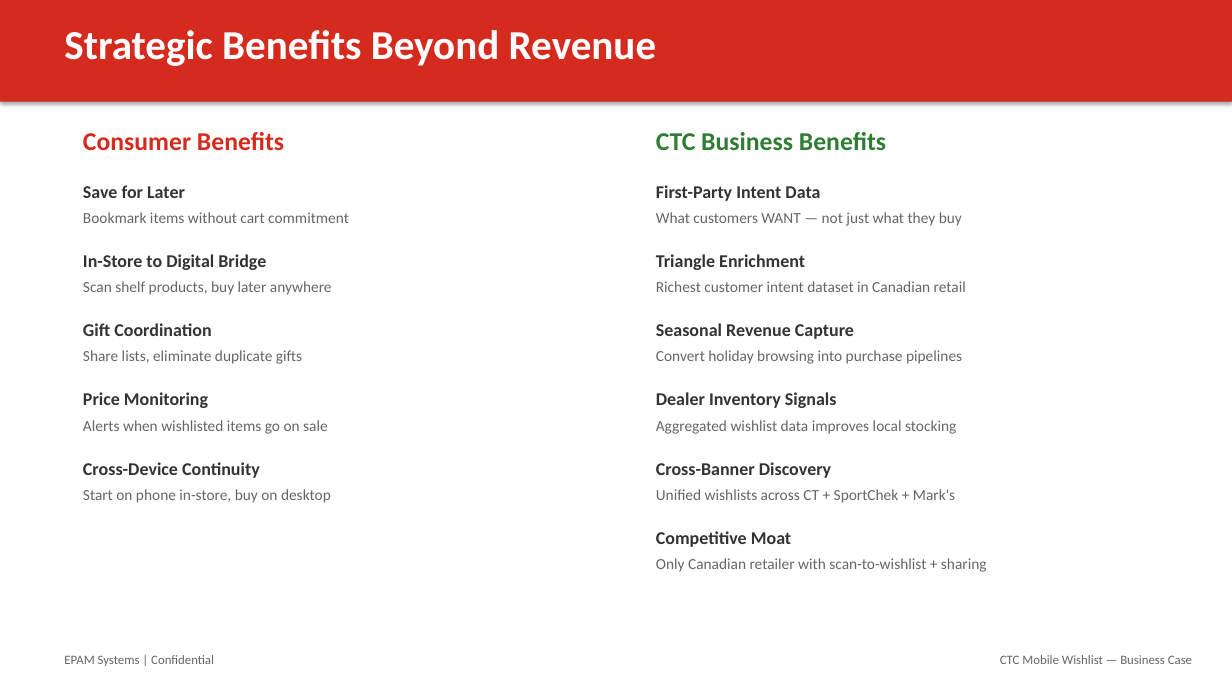
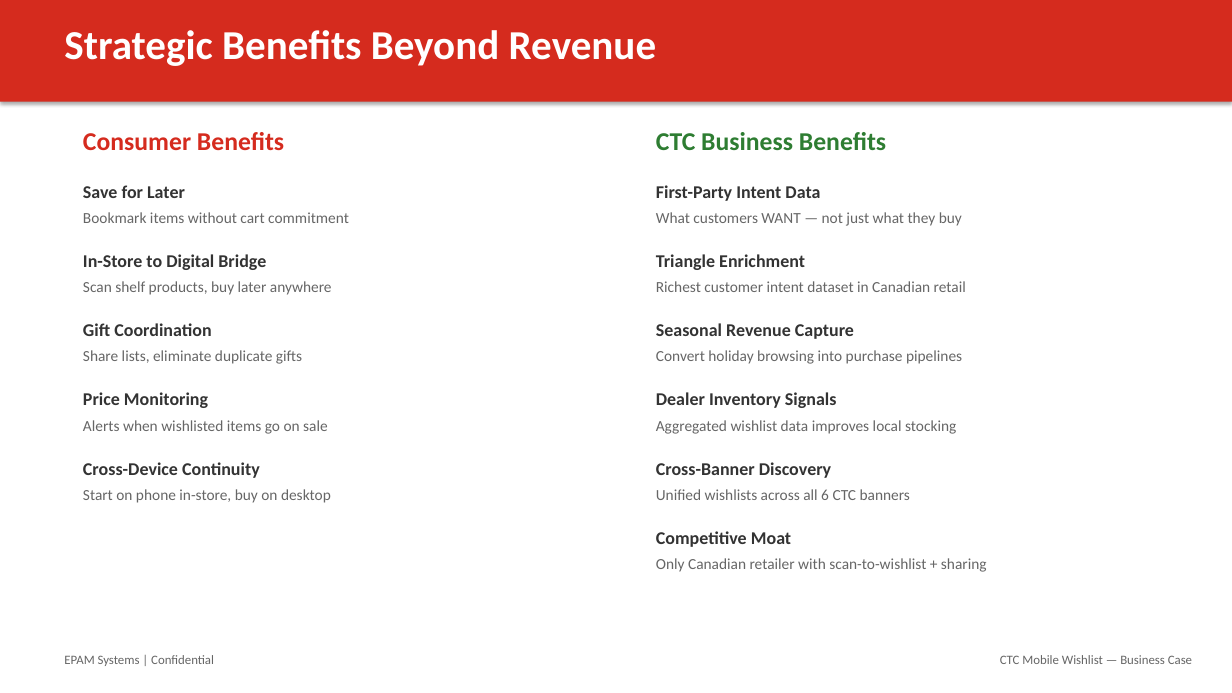
Before and after one commit to ksyed0/CTC-Mobile-Wishlist, a slide deck: slide 8 of docs/CTC_Mobile_Wishlist_Business_Case.pptx. Drawn at 1232x693 pixels with LibreOffice and Linux fonts; fonts in the diff are those of the drawing. Boxes give left, top, right and bottom in pixels: in the first picture for what was removed or moved away, otherwise in the second. Text is boxed around its words. In the diff, an @@ line names an element or a change of style, - is before the commit and + after.

```diff
--- a/docs/CTC_Mobile_Wishlist_Business_Case.pptx
+++ b/docs/CTC_Mobile_Wishlist_Business_Case.pptx
@@ text at (656,489,910,500): text changed @@
-Unified wishlists across CT + SportChek + Mark's
+Unified wishlists across all 6 CTC banners
```
Also in this commit, not shown: 4 other slides changed, 4 slides added, 3 other files.
